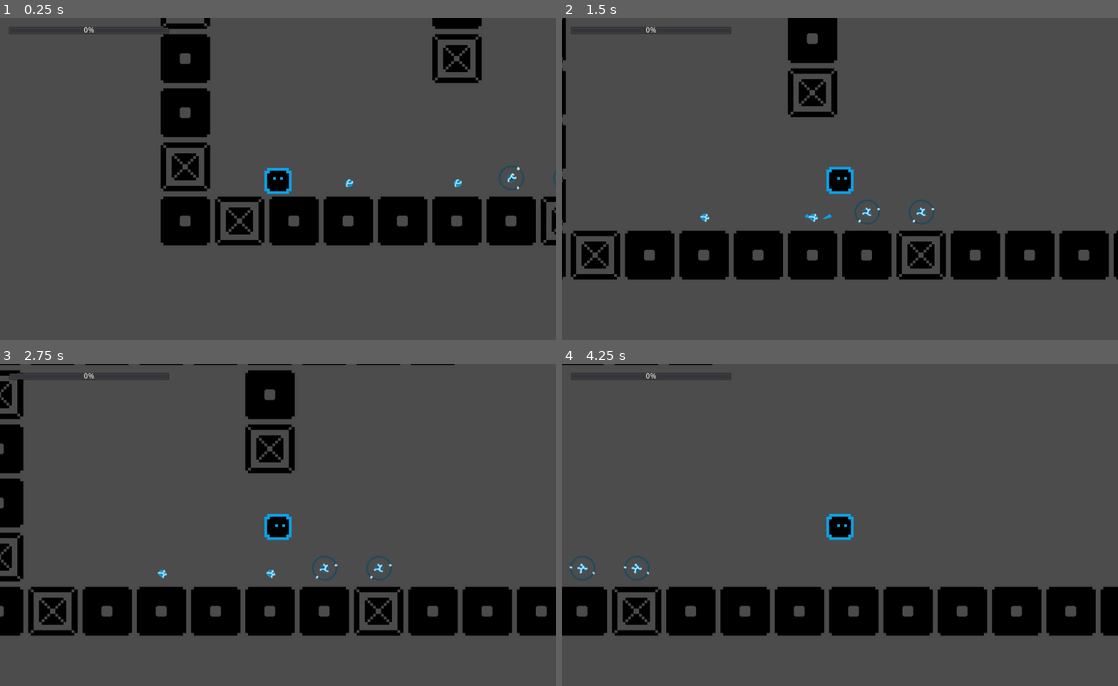
Above: before the commit, frames 1-4 (two rows, left to right).
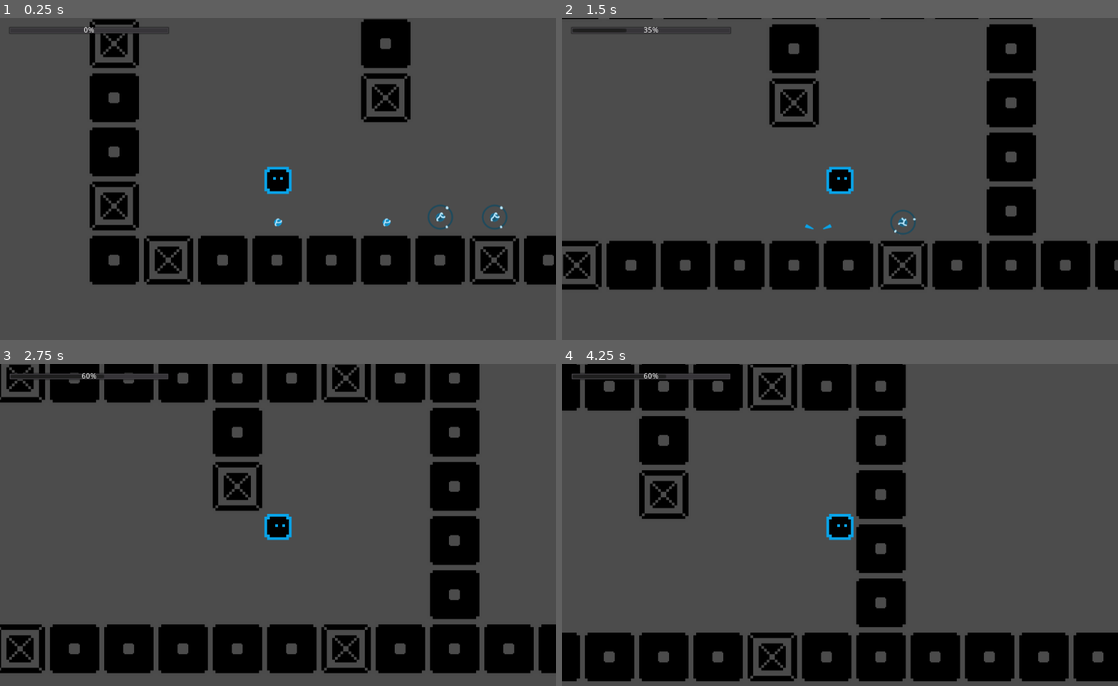
Above: after the commit, the same moments.

Repository: Dadard29/TileStory
Game: Godot game, scene res://scenes/Main.tscn
Two runs of this game, one before a commit and one after it. Both use one fixed random seed, a clock stepped at 60 frames per second and the inputs below.
Inputs:
- Up to frame 1 (0.25 s): no input
- Up to frame 2 (1.5 s): hold Up (ui_up) 0.53-1.28 s; hold Right (ui_right) from 0.53 s (still down); tap Up (ui_up) at 1.35 s
- Up to frame 3 (2.75 s): tap Up (ui_up) at 1.52, 1.82 s; release Right (ui_right) at 2.03 s; hold Left (ui_left) from 2.03 s (still down); hold Up (ui_up) from 2.03 s (still down)
- Up to frame 4 (4.25 s): release Left (ui_left) at 2.78 s; release Up (ui_up) at 2.78 s; hold Right (ui_right) from 2.78 s (still down); tap Up (ui_up) at 2.85, 3.02, 3.32 s; hold Up (ui_up) from 3.53 s (still down)

The runs differ from the first frame. In frame 1, 28% of the frame differs, in the area x 16-100%, y 0-83%; in frame 2, 18%; in frame 3, 36%; in frame 4, 37%, in the area x 0-100%, y 0-99%.

Commit message:
added oriented gravity

Diff:
--- a/scenes/EnergyBase.tscn
+++ b/scenes/EnergyBase.tscn
@@ -1,5 +1,6 @@
-[gd_scene load_steps=4 format=2]
+[gd_scene load_steps=5 format=2]
 
+[ext_resource path="res://scripts/EnergyBaseArea.gd" type="Script" id=1]
 [ext_resource path="res://scripts/EnergyBase.gd" type="Script" id=5]
 
 [sub_resource type="CircleShape2D" id=1]
@@ -19,6 +20,7 @@
 [node name="Area2D" type="Area2D" parent="." groups=[
 "energy",
 ]]
+script = ExtResource( 1 )
 
 [node name="CollisionShape2D" type="CollisionShape2D" parent="Area2D"]
 shape = SubResource( 1 )
--- a/scenes/Main.tscn
+++ b/scenes/Main.tscn
@@ -9,7 +9,7 @@
 [node name="World" parent="." instance=ExtResource( 2 )]
 
 [node name="Player" parent="." instance=ExtResource( 1 )]
-position = Vector2( 220.943, 456.14 )
+position = Vector2( 352, 336 )
 
 [node name="PlayerEvents" parent="." instance=ExtResource( 3 )]
 
--- a/scenes/Player.tscn
+++ b/scenes/Player.tscn
@@ -11,4 +11,5 @@
 
 [node name="Kinematic" parent="." instance=ExtResource( 1 )]
 
+[connection signal="energy_changed" from="Kinematic" to="." method="_on_Kinematic_energy_changed"]
 [connection signal="jumped" from="Kinematic" to="." method="_on_Kinematic_jumped"]
--- a/scenes/PlayerKinematic.tscn
+++ b/scenes/PlayerKinematic.tscn
@@ -47,7 +47,6 @@
 [node name="Animations" type="AnimatedSprite" parent="."]
 frames = SubResource( 3 )
 animation = "idle"
-frame = 1
 playing = true
 script = ExtResource( 10 )
 
--- a/scenes/World.tscn
+++ b/scenes/World.tscn
@@ -76,7 +76,7 @@
 tile_set = SubResource( 3 )
 cell_size = Vector2( 100, 100 )
 format = 1
-tile_data = PoolIntArray( 0, 2, 0, 1, 0, 0, 2, 2, 0, 3, 2, 0, 4, 2, 0, 5, 2, 0, 6, 2, 0, 7, 0, 0, 8, 2, 0, 65536, 0, 0, 65541, 2, 0, 131072, 2, 0, 131077, 0, 0, 196608, 2, 0, 262144, 0, 0, 327680, 2, 0, 327681, 0, 0, 327682, …(315 unchanged characters)…
+tile_data = PoolIntArray( 0, 2, 0, 1, 0, 0, 2, 2, 0, 3, 2, 0, 4, 2, 0, 5, 2, 0, 6, 2, 0, 7, 0, 0, 8, 2, 0, 9, 2, 0, 65536, 0, 0, 65541, 2, 0, 65545, 2, 0, 131072, 2, 0, 131077, 0, 0, 131081, 2, 0, 196608, 2, 0, 196617, 2, 0, 262144, 0, 0, 262153, 2, 0, 327680, 2, 0, 327681, 0, 0, 327682, …(315 unchanged characters)…
 
 [node name="ParallaxBackground" type="ParallaxBackground" parent="."]
 
--- /dev/null
+++ b/scripts/EnergyBaseArea.gd
@@ -0,0 +1,8 @@
+extends Area2D
+
+func _ready() -> void:
+	pass # Replace with function body.
+
+
+func destroy():
+	get_parent().queue_free()
--- /dev/null
+++ b/scripts/Orientations.gd
@@ -0,0 +1,74 @@
+enum ORIENT_TYPE{
+	UP,
+	DOWN,
+	RIGHT,
+	LEFT
+}
+
+class Orient:
+	var orient_type: int
+	var speed_side: int
+	var speed_jump: int
+	var gravity: int
+	var floor_normal: Vector2
+
+	func _init(orient_type, speed_side, speed_jump, gravity):
+		self.orient_type = orient_type
+		self.speed_side = speed_side
+		self.speed_jump = speed_jump
+		self.gravity = gravity
+
+		if self.orient_type == ORIENT_TYPE.UP:
+			self.floor_normal = Vector2.UP
+
+		elif self.orient_type == ORIENT_TYPE.DOWN:
+			self.floor_normal = Vector2.DOWN
+
+		elif self.orient_type == ORIENT_TYPE.RIGHT:
+			self.floor_normal = Vector2.RIGHT
+
+		elif self.orient_type == ORIENT_TYPE.LEFT:
+			self.floor_normal = Vector2.LEFT
+
+	func _is_up_or_down() -> bool:
+		return [ORIENT_TYPE.UP, ORIENT_TYPE.DOWN].has(self.orient_type)
+
+	func _is_right_or_left() -> bool:
+		return [ORIENT_TYPE.RIGHT, ORIENT_TYPE.LEFT].has(self.orient_type)
+
+	func get_velocity(velocity: Vector2, direction: Vector2, delta, is_on_floor: bool):
+		var direction_side: float
+		var direction_jump: float
+
+		if self._is_up_or_down():
+			direction_side = direction.x
+			direction_jump = direction.y
+
+		elif self._is_right_or_left():
+			direction_side = direction.y
+			direction_jump = direction.x
+
+		var velocity_side = self.speed_side * direction_side
+		var velocity_jump: float
+		if direction_jump != 0:
+			if is_on_floor:
+				# jumping
+				velocity_jump = self.speed_jump * direction_jump
+			else:
+				# falling
+				velocity_jump = self.gravity * delta
+
+		var out: Vector2
+		if self.orient_type == ORIENT_TYPE.UP:
+			out = Vector2(velocity_side, velocity_jump)
+
+		elif self.orient_type == ORIENT_TYPE.DOWN:
+			out = Vector2(velocity_side, -velocity_jump)
+
+		elif self.orient_type == ORIENT_TYPE.RIGHT:
+			out = Vector2(velocity_jump, velocity_side)
+
+		elif self.orient_type == ORIENT_TYPE.LEFT:
+			out = Vector2(-velocity_jump, velocity_side)
+
+		return out
--- a/scripts/Player.gd
+++ b/scripts/Player.gd
@@ -1,6 +1,11 @@
 extends Node2D
 
 onready var GUI = $Gui
+
+const ENERGY_SMALL_GROUP = "energy_small"
+const ENERGY_MEDIUM_GROUP = "energy_medium"
+
+var _energy: int = 0
 
 signal jumped
 
@@ -10,3 +15,13 @@
 
 func _on_Kinematic_jumped(position: Vector2):
 	emit_signal("jumped", position)
+
+
+func _on_Kinematic_energy_changed(area: Area2D) -> void:
+	if area.is_in_group(ENERGY_SMALL_GROUP):
+		_energy += 1
+	elif area.is_in_group(ENERGY_MEDIUM_GROUP):
+		_energy += 5
+
+	area.destroy()
+	GUI.set_energy_amount(_energy)
--- a/scripts/PlayerKinematic.gd
+++ b/scripts/PlayerKinematic.gd
@@ -1,14 +1,12 @@
 extends KinematicBody2D
 
 export var GRAVITY = 2000
-export var SPEED = Vector2(400, 800)
-export var ENERGY = 0
+export var SPEED_SIDE = 400
+export var SPEED_JUMP = 800
+
+export var FLOOR_NORMAL = Vector2.UP
 
 const ENERGY_GROUP = "energy"
-const ENERGY_SMALL_GROUP = "energy_small"
-const ENERGY_MEDIUM_GROUP = "energy_medium"
-
-var FLOOR_NORMAL = Vector2.UP
 var _velocity = Vector2.ZERO
 var _moving = false
 
@@ -17,34 +15,86 @@
 signal jumped
 signal energy_changed
 
+var orients = preload("res://scripts/Orientations.gd")
+
 func _ready():
-	pass # Replace with function body.
+	pass
 
-func get_velocity(linear_velocity, direction, delta):
+
+func _get_is_jump_interrupted(velocity: Vector2) -> bool:
+	# var control = Input.is_action_just_released("ui_up")
+	var control = Input.is_action_just_released("ui_right")
+	var velocity_jump: bool
+	if FLOOR_NORMAL == Vector2.UP:
+		velocity_jump = velocity.y < 0
+
+	elif FLOOR_NORMAL == Vector2.DOWN:
+		velocity_jump = velocity.y > 0
+
+	elif FLOOR_NORMAL == Vector2.RIGHT:
+		velocity_jump = velocity.x > 0
+
+	return control and velocity_jump
+
+func _get_velocity_up_down(linear_velocity: Vector2, direction, delta):
 	var velocity = linear_velocity
 
-
-	velocity.x = SPEED.x * direction.x
+	velocity.x = SPEED_SIDE * direction.x
 	if direction.y != 0:
 		if is_on_floor():
 			# jumping
-			velocity.y = SPEED.y * direction.y
+			velocity.y = -SPEED_JUMP * direction.y * FLOOR_NORMAL.y
 		else:
 			# falling
-			velocity.y += GRAVITY * delta
+			velocity.y += -GRAVITY * delta * FLOOR_NORMAL.y
 
-	var is_jump_interrupted = Input.is_action_just_released("ui_up") and velocity.y < 0
+	return velocity
+
+func _get_velocity_left_right(linear_velocity: Vector2, direction, delta):
+	var velocity = linear_velocity
+
+	velocity.y = SPEED_SIDE * direction.y
+	if direction.x != 0:
+		if is_on_floor():
+			# jumping
+			velocity.x = SPEED_JUMP * direction.x * FLOOR_NORMAL.x
+		else:
+			# falling
+			velocity.x += -GRAVITY * delta * FLOOR_NORMAL.x
+
+	return velocity
+
+
+func get_velocity(linear_velocity, direction, delta):
+	var velocity: Vector2
+
+	if FLOOR_NORMAL == Vector2.UP or FLOOR_NORMAL == Vector2.DOWN:
+		velocity = _get_velocity_up_down(linear_velocity, direction, delta)
+
+	elif FLOOR_NORMAL == Vector2.RIGHT or FLOOR_NORMAL == Vector2.LEFT:
+		velocity = _get_velocity_left_right(linear_velocity, direction, delta)
+
+	var is_jump_interrupted = _get_is_jump_interrupted(velocity)
 	if is_jump_interrupted:
-		# Decrease the Y velocity by multiplying it, but don't set it to 0
-		# as to not be too abrupt.
 		velocity.y *= 0.6
 
-	return move_and_slide(velocity, FLOOR_NORMAL)
+	return velocity
+
+func update_velocity(linear_velocity: Vector2) -> Vector2:
+	return move_and_slide(linear_velocity, FLOOR_NORMAL)
 
 
 func get_direction() -> Vector2:
-	var direction_x = Input.get_action_strength("ui_right") - Input.get_action_strength("ui_left")
-	var direction_y = -1 if is_on_floor() and Input.is_action_pressed("ui_up") else 1
+	var direction_x: float
+	var direction_y: float
+
+	if FLOOR_NORMAL == Vector2.UP or FLOOR_NORMAL == Vector2.DOWN:
+		direction_x = Input.get_action_strength("ui_right") - Input.get_action_strength("ui_left")
+		direction_y = -1 if is_on_floor() and Input.is_action_pressed("ui_up") else 1
+
+	elif FLOOR_NORMAL == Vector2.LEFT or FLOOR_NORMAL == Vector2.RIGHT:
+		direction_y = Input.get_action_strength("ui_down") - Input.get_action_strength("ui_up")
+		direction_x = 1 if is_on_floor() and Input.is_action_pressed("ui_right") else -1
 
 	return Vector2(direction_x, direction_y)
 
@@ -67,20 +117,15 @@
 		var position = get_global_position()
 		emit_signal("jumped", position)
 
+# main loop
 func _physics_process(delta):
 
 	var direction = get_direction()
 	_velocity = get_velocity(_velocity, direction, delta)
+	_velocity = update_velocity(_velocity)
 	set_animations(direction)
 
 
 func _on_DetectionArea_area_entered(area: Area2D):
 	if area.is_in_group(ENERGY_GROUP):
 		emit_signal("energy_changed", area)
-
-	if area.is_in_group(ENERGY_SMALL_GROUP):
-		print("detected energy small")
-		emit_signal("energy_changed")
-	elif area.is_in_group(ENERGY_MEDIUM_GROUP):
-		print("detected energy medium")
-		emit_signal("energy_changed")
